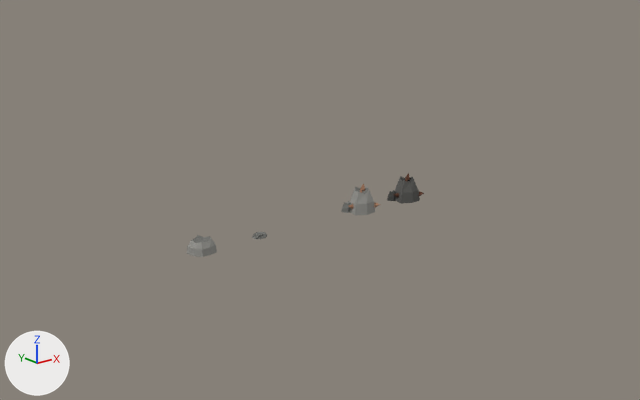
A saved change to the Blender file blend/props.blend.
Both versions are drawn from a camera (50 mm lens) standing at (-4.89, -37.32, 5.35) and looking at (5.48, -24.37, 0.17). Lighting does not change. The marker at lower left points along +X, +Y and +Z. The first picture is the older version.

Names of what the first picture shows: 'ore', 'ore_dim', 'rock', 'stone'.
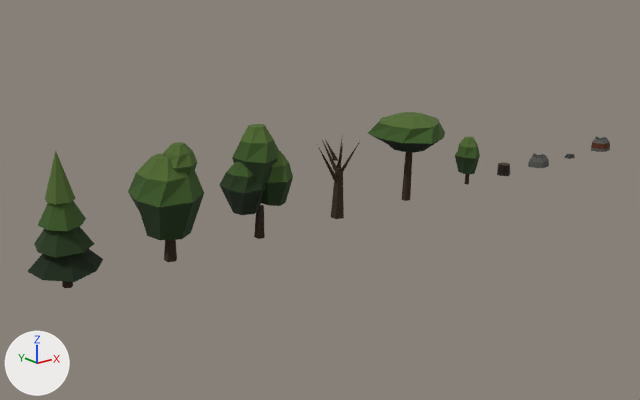
Changed parts and their boxes (x1, y1, x2, y2) in the pictures (640 x 400 px):
'tree_oak', added: after (128, 142, 204, 262)
'tree_pine', added: after (27, 151, 103, 288)
'tree_cluster', added: after (220, 124, 293, 239)
'tree_umbrella', added: after (368, 112, 445, 201)
'ore', recoloured, moved: before (342, 183, 380, 215); after (591, 136, 610, 152)
'tree_bare', added: after (318, 139, 359, 219)
'tree_young', added: after (455, 137, 480, 184)
'rock', recoloured, moved: before (187, 235, 217, 257); after (528, 154, 549, 168)
'ore_dim', deleted: before (387, 173, 424, 204)
'stump', added: after (497, 163, 510, 176)
'stone', moved: before (252, 232, 267, 240); after (564, 154, 575, 159)

The change, as a diff of the scene's bpy script:
```diff
--- a/blend/props.blend.py
+++ b/blend/props.blend.py
@@ mat_p_rock @@
 mat_p_rock = principled_material('p_rock')
-mat_p_rock.base_color = (0.29, 0.287, 0.265)  # grey #93928d
+mat_p_rock.base_color = (0.089, 0.089, 0.082)  # dark grey #545451
 mat_p_rock.roughness = 1.0
@@ ob_stone @@
 ob_stone = bpy.data.objects.new('stone', me_stone)
-ob_stone.location = (3.6, -25.0, 0.0)
+ob_stone.location = (12.6, -25.0, 0.0)
@@ ob_ore @@
 ob_ore = bpy.data.objects.new('ore', me_ore)
-ob_ore.location = (6.0, -25.0, 0.0)
+ob_ore.location = (13.8, -25.0, 0.0)
@@ ob_ore_dim @@
-ob_ore_dim = bpy.data.objects.new('ore_dim', me_ore_dim)
@@ ob_rock @@
 ob_rock = bpy.data.objects.new('rock', me_rock)
-ob_rock.location = (2.4, -25.0, 0.0)
+ob_rock.location = (11.4, -25.0, 0.0)
@@ ob_stump @@
+ob_stump = bpy.data.objects.new('stump', me_stump)  # 21 vertices, 16 faces; spans x -0.142..0.166, y -0.162..0.154, z 0.0..0.24; in mat_p_trunk_d (black #21160d), mat_p_trunk_l (brown #453321)
+ob_stump.location = (10.2, -25.0, 0.0)
@@ ob_tree_young @@
+ob_tree_young = bpy.data.objects.new('tree_young', me_tree_young)  # 38 vertices, 30 faces; spans x -0.257..0.307, y -0.301..0.276, z 0.0..1.02; in mat_t3_leaf (dark green #3b5823), mat_t3_leaf_d (dark green #233817), mat_t3_leaf_l (dark green #50692d), mat_t3_trunk (brown #362517)
+ob_tree_young.location = (9.0, -25.0, 0.0)
@@ ob_tree_umbrella @@
+ob_tree_umbrella = bpy.data.objects.new('tree_umbrella', me_tree_umbrella)  # 46 vertices, 36 faces; spans x -0.65..0.86, y -0.81..0.74, z 0.0..1.74; in mat_t3_leaf (dark green #3b5823), mat_t3_leaf_l (dark green #50692d), mat_p_leaf_dd (black #152610), mat_t3_trunk (brown #362517)
+ob_tree_umbrella.location = (7.2, -25.0, 0.0)
@@ ob_tree_bare @@
+ob_tree_bare = bpy.data.objects.new('tree_bare', me_tree_bare)  # 40 vertices, 37 faces; spans x -0.5..0.35, y -0.3..0.36, z 0.0..1.56; in mat_t3_trunk (brown #362517), mat_p_trunk_d (black #21160d)
+ob_tree_bare.location = (5.4, -25.0, 0.0)
@@ ob_tree_cluster @@
+ob_tree_cluster = bpy.data.objects.new('tree_cluster', me_tree_cluster)  # 94 vertices, 76 faces; spans x -0.59..0.69, y -0.47..0.44, z 0.0..2.02; in mat_t3_leaf (dark green #3b5823), mat_t3_leaf_d (dark green #233817), mat_t3_leaf_l (dark green #50692d), mat_p_leaf_dd (black #152610), mat_t3_trunk (brown #362517)
+ob_tree_cluster.location = (3.6, -25.0, 0.0)
@@ ob_tree_oak @@
+ob_tree_oak = bpy.data.objects.new('tree_oak', me_tree_oak)  # 66 vertices, 53 faces; spans x -0.55..0.62, y -0.6..0.56, z 0.0..1.98; in mat_t3_leaf (dark green #3b5823), mat_t3_leaf_d (dark green #233817), mat_t3_leaf_l (dark green #50692d), mat_t3_trunk (brown #362517)
+ob_tree_oak.location = (1.8, -25.0, 0.0)
@@ ob_tree_pine @@
+ob_tree_pine = bpy.data.objects.new('tree_pine', me_tree_pine)  # 42 vertices, 39 faces; spans x -0.52..0.61, y -0.6..0.56, z 0.0..2.16; in mat_t3_leaf (dark green #3b5823), mat_t3_leaf_d (dark green #233817), mat_t3_leaf_l (dark green #50692d), mat_p_leaf_dd (black #152610), mat_t3_trunk (brown #362517)
+ob_tree_pine.location = (0.0, -25.0, 0.0)
```
